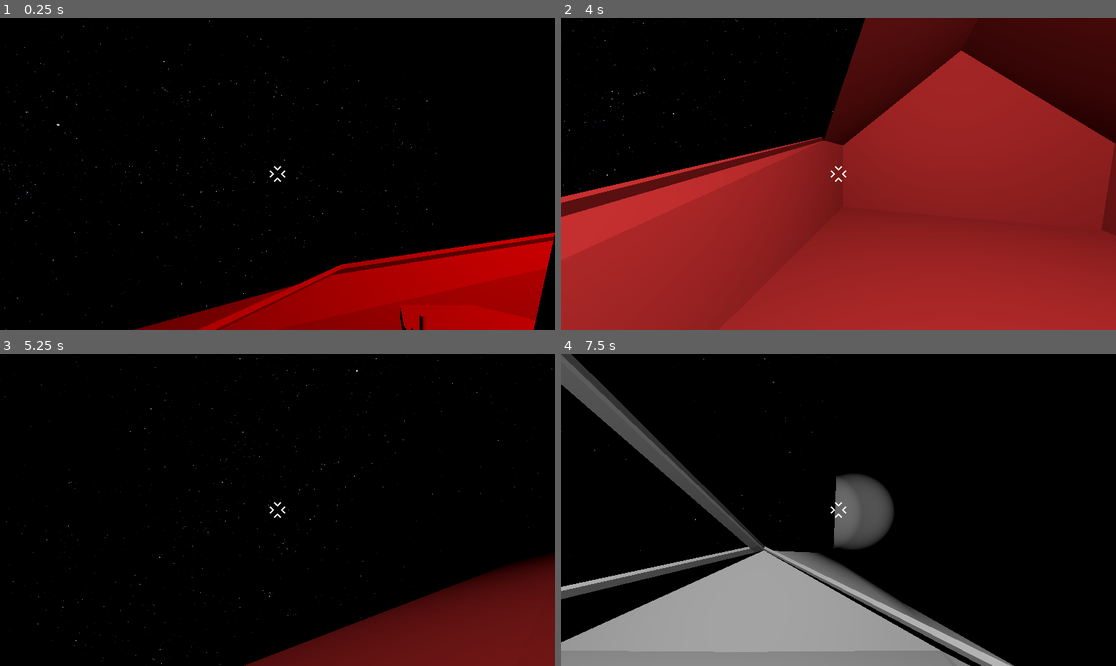
Above: before the commit, frames 1-4 (two rows, left to right).
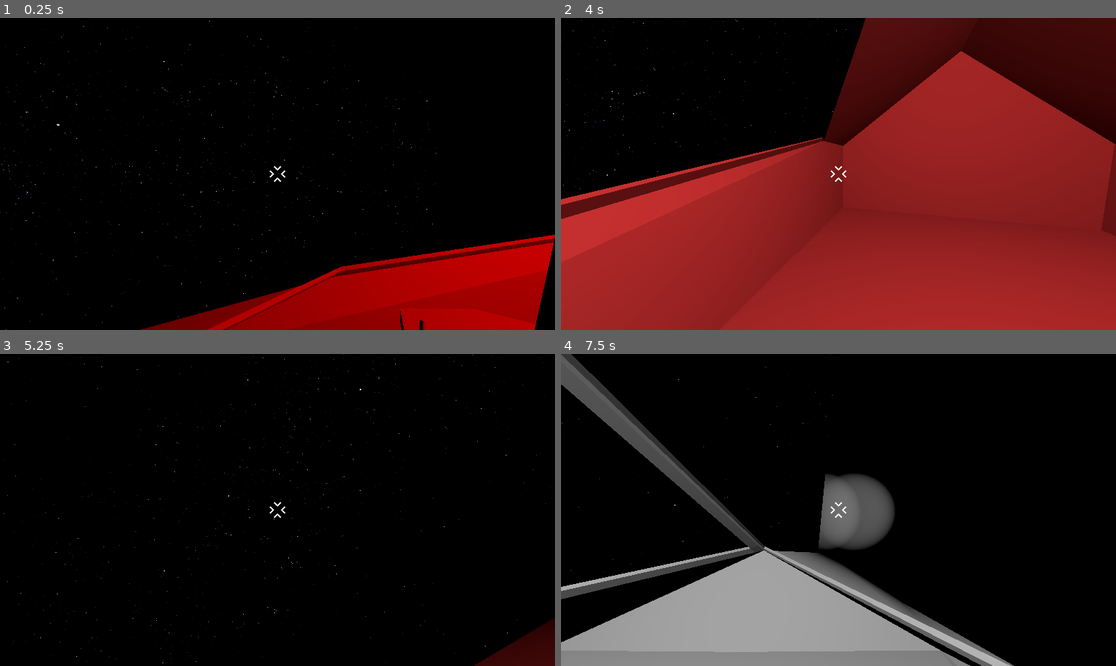
Above: after the commit, the same moments.

Repository: Greenwolf8/UntitledSpaceGame
Game: Godot game, scene res://Map.tscn
Two runs of this game, one before a commit and one after it. Both use one fixed random seed, a clock stepped at 60 frames per second and the inputs below.
Inputs (mouse positions are in pixels of both pictures, inside the frame that each line leads up to):
- Up to frame 1 (0.25 s): no input
- Up to frame 2 (4 s): tap Enter at 0.5 s; move the mouse to (866, 174) at 0.52 s; hold C (camera_lock) 0.53-1.28 s; hold W (move_forward) from 0.53 s (still down); tap Space (jump) at 0.77, 1.52, 3.02, 3.77 s; move the mouse to (810, 174) at 1.27 s; tap E (interact) at 1.35, 3.6 s; move the mouse to (849, 167) at 2.02 s; tap Alt at 2.1 s; move the mouse to (832, 180) at 2.77 s; tap C (camera_lock) at 2.85 s; move the mouse to (877, 177) at 3.52 s
- Up to frame 3 (5.25 s): keep holding W (move_forward); move the mouse to (233, 506) at 4.27 s; tap Alt at 4.35 s; tap Space (jump) at 4.52 s; move the mouse to (283, 510) at 5.02 s; hold C (camera_lock) from 5.03 s (still down)
- Up to frame 4 (7.5 s): move the mouse to (816, 503) at 5.77 s; release W (move_forward) at 5.78 s; release C (camera_lock) at 5.78 s; hold D (move_right) 5.78-6.53 s; tap E (interact) at 5.85 s; tap Space (jump) at 6.02, 6.77 s; move the mouse to (866, 510) at 6.52 s; hold W (move_forward) from 6.53 s (still down); tap Alt at 6.6 s; move the mouse to (810, 510) at 7.27 s; tap C (camera_lock) at 7.35 s

The runs differ from the first frame. In frame 1, 1.7% of the frame differs, in the area x 24-100%, y 68-100%; in frame 2, 0.7%; in frame 3, 11%, in the area x 0-100%, y 0-100%; in frame 4, 0.6%.

Commit message:
fix: jump work when ship rolled
Swapped is_on_floor() with down_cast.is_colliding():
to make gravity and jump work properly when rolled/pitched

Diff:
--- a/Ship.tscn
+++ b/Ship.tscn
@@ -132,3 +132,6 @@
 
 [node name="ShapeCast3D" type="ShapeCast3D" parent="Ship/Player2"]
 max_results = 1
+
+[node name="RayCast3D" type="RayCast3D" parent="Ship/Player2"]
+unique_name_in_owner = true
--- a/player2r.gd
+++ b/player2r.gd
@@ -2,6 +2,7 @@
 @onready var camera_3d2: Camera3D = %Camera3D2
 @export var speed: float = 5.0
 @export var camera: Camera3D
+@onready var down_cast: RayCast3D = %RayCast3D
 
 var leave_seat_location: Vector3 = Vector3(21,5,0)
 var parent_node = get_parent()
@@ -47,8 +48,7 @@
 		current_horizontal_velocity = direction * speed
 	else:
 		current_horizontal_velocity = current_horizontal_velocity.move_toward(Vector3.ZERO, speed * delta * 10)
-
-	if is_on_floor():
+	if not down_cast.is_colliding():
 		current_vertical_velocity = Vector3.ZERO
 		if Input.is_action_just_pressed("jump"):
 			current_vertical_velocity = ship_basis.y * 4.5
